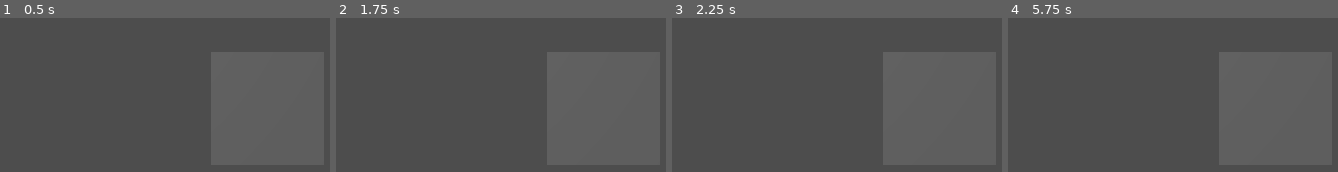
Above: before the commit, frames 1-4 (left to right).
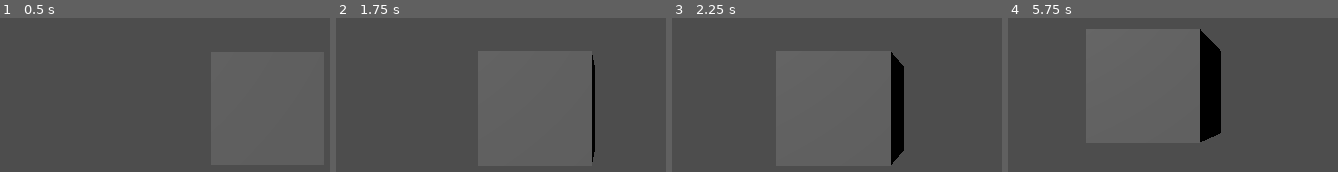
Above: after the commit, the same moments.

Repository: david-andrew/Aberration
Game: Godot game, scene res://world.tscn
The game is run twice, just before and just after one commit, with the same random seed, the same clock (stepped at 60 frames per second) and the same inputs.
Inputs:
- Up to frame 1 (0.5 s): no input
- Up to frame 2 (1.75 s): tap Enter at 0.5 s; hold A (a, bound only after the commit) 0.53-1.28 s; tap Ctrl (ctrl, bound only after the commit) at 0.8, 1.35 s; tap D (d, bound only after the commit) at 1.55 s
- Up to frame 3 (2.25 s): hold D (d, bound only after the commit) from 2.03 s (still down)
- Up to frame 4 (5.75 s): tap S (s, bound only after the commit) at 2.3, 2.85 s; release D (d, bound only after the commit) at 2.78 s; tap Shift (shift, bound only after the commit) at 3.05 s; hold Shift (shift, bound only after the commit) 3.53-4.28 s; tap W (w, bound only after the commit) at 3.8, 4.35 s; tap Space at 4.25 s; tap A (a, bound only after the commit) at 4.55 s; tap Enter at 5 s; hold A (a, bound only after the commit) from 5.03 s (still down); tap Ctrl (ctrl, bound only after the commit) at 5.3 s

Frame 1 is identical in both runs. In frame 2, 0.6% of the frame differs, in the area x 77-79%, y 24-94%; in frame 3, 2.5%; in frame 4, 4.1%, in the area x 23-65%, y 7-81%.

Commit message:
some super simple control

Diff:
--- /dev/null
+++ b/Ship.gd
@@ -0,0 +1,55 @@
+extends RigidBody3D
+
+# throttle
+var throttle = 0
+var max_throttle = 2
+var min_throttle = -0.5
+var d_throttle = 0.1
+
+
+# Called when the node enters the scene tree for the first time.
+func _ready():
+	pass # Replace with function body.
+
+
+# Called every frame. 'delta' is the elapsed time since the previous frame.
+func _process(delta):
+	# debug display throttle and x,y,z velocity (relative to self)
+	print("throttle: ", throttle, "velocity: ", linear_velocity)
+
+	pass
+
+
+func _physics_process(delta):
+	# # translate forward
+	# if Input.is_action_pressed("w"):
+	# 	apply_impulse(Vector3(0, 0, -1) * delta)
+
+	# # translate backward
+	# if Input.is_action_pressed("s"):
+	# 	apply_impulse(Vector3(0, 0, 1) * delta)
+
+	# translate left
+	if Input.is_action_pressed("a"):
+		apply_impulse(Vector3(-1, 0, 0) * delta)
+
+	# translate right
+	if Input.is_action_pressed("d"):
+		apply_impulse(Vector3(1, 0, 0) * delta)
+
+	# translate up
+	if Input.is_action_pressed("w"):
+		apply_impulse(Vector3(0, -1, 0) * delta)
+
+	# translate down
+	if Input.is_action_pressed("s"):
+		apply_impulse(Vector3(0, 1, 0) * delta)
+
+	# throttle
+	if Input.is_action_pressed("shift"):
+		throttle = min(throttle + d_throttle * delta, max_throttle)
+	if Input.is_action_pressed("ctrl"):
+		throttle = max(throttle - d_throttle * delta, min_throttle)
+
+	# apply throttle
+	apply_impulse(Vector3(0, 0, -1) * throttle * delta)
--- a/project.godot
+++ b/project.godot
@@ -15,6 +15,76 @@
 config/features=PackedStringArray("4.2", "GL Compatibility")
 config/icon="res://icon.svg"
 
+[input]
+
+ui_right={
+"deadzone": 0.5,
+"events": [Object(InputEventKey,"resource_local_to_scene":false,"resource_name":"","device":-1,"window_id":0,"alt_pressed":false,"shift_pressed":false,"ctrl_pressed":false,"meta_pressed":false,"pressed":false,"keycode":4194321,"physical_keycode":0,"key_label":0,"unicode":0,"echo":false,"script":null)
+, Object(InputEventJoypadButton,"resource_local_to_scene":false,"resource_name":"","device":0,"button_index":14,"pressure":0.0,"pressed":false,"script":null)
+, Object(InputEventJoypadMotion,"resource_local_to_scene":false,"resource_name":"","device":0,"axis":0,"axis_value":1.0,"script":null)
+]
+}
+up={
+"deadzone": 0.5,
+"events": [Object(InputEventKey,"resource_local_to_scene":false,"resource_name":"","device":-1,"window_id":0,"alt_pressed":false,"shift_pressed":false,"ctrl_pressed":false,"meta_pressed":false,"pressed":false,"keycode":0,"physical_keycode":4194320,"key_label":0,"unicode":0,"echo":false,"script":null)
+]
+}
+down={
+"deadzone": 0.5,
+"events": [Object(InputEventKey,"resource_local_to_scene":false,"resource_name":"","device":-1,"window_id":0,"alt_pressed":false,"shift_pressed":false,"ctrl_pressed":false,"meta_pressed":false,"pressed":false,"keycode":0,"physical_keycode":4194322,"key_label":0,"unicode":0,"echo":false,"script":null)
+]
+}
+left={
+"deadzone": 0.5,
+"events": [Object(InputEventKey,"resource_local_to_scene":false,"resource_name":"","device":-1,"window_id":0,"alt_pressed":false,"shift_pressed":false,"ctrl_pressed":false,"meta_pressed":false,"pressed":false,"keycode":0,"physical_keycode":4194319,"key_label":0,"unicode":0,"echo":false,"script":null)
+]
+}
+right={
+"deadzone": 0.5,
+"events": [Object(InputEventKey,"resource_local_to_scene":false,"resource_name":"","device":-1,"window_id":0,"alt_pressed":false,"shift_pressed":false,"ctrl_pressed":false,"meta_pressed":false,"pressed":false,"keycode":0,"physical_keycode":4194321,"key_label":0,"unicode":0,"echo":false,"script":null)
+]
+}
+w={
+"deadzone": 0.5,
+"events": [Object(InputEventKey,"resource_local_to_scene":false,"resource_name":"","device":-1,"window_id":0,"alt_pressed":false,"shift_pressed":false,"ctrl_pressed":false,"meta_pressed":false,"pressed":false,"keycode":0,"physical_keycode":87,"key_label":0,"unicode":119,"echo":false,"script":null)
+]
+}
+a={
+"deadzone": 0.5,
+"events": [Object(InputEventKey,"resource_local_to_scene":false,"resource_name":"","device":-1,"window_id":0,"alt_pressed":false,"shift_pressed":false,"ctrl_pressed":false,"meta_pressed":false,"pressed":false,"keycode":0,"physical_keycode":65,"key_label":0,"unicode":97,"echo":false,"script":null)
+]
+}
+s={
+"deadzone": 0.5,
+"events": [Object(InputEventKey,"resource_local_to_scene":false,"resource_name":"","device":-1,"window_id":0,"alt_pressed":false,"shift_pressed":false,"ctrl_pressed":false,"meta_pressed":false,"pressed":false,"keycode":0,"physical_keycode":83,"key_label":0,"unicode":115,"echo":false,"script":null)
+]
+}
+d={
+"deadzone": 0.5,
+"events": [Object(InputEventKey,"resource_local_to_scene":false,"resource_name":"","device":-1,"window_id":0,"alt_pressed":false,"shift_pressed":false,"ctrl_pressed":false,"meta_pressed":false,"pressed":false,"keycode":0,"physical_keycode":68,"key_label":0,"unicode":100,"echo":false,"script":null)
+]
+}
+q={
+"deadzone": 0.5,
+"events": [Object(InputEventKey,"resource_local_to_scene":false,"resource_name":"","device":-1,"window_id":0,"alt_pressed":false,"shift_pressed":false,"ctrl_pressed":false,"meta_pressed":false,"pressed":false,"keycode":0,"physical_keycode":81,"key_label":0,"unicode":113,"echo":false,"script":null)
+]
+}
+e={
+"deadzone": 0.5,
+"events": [Object(InputEventKey,"resource_local_to_scene":false,"resource_name":"","device":-1,"window_id":0,"alt_pressed":false,"shift_pressed":false,"ctrl_pressed":false,"meta_pressed":false,"pressed":false,"keycode":0,"physical_keycode":69,"key_label":0,"unicode":101,"echo":false,"script":null)
+]
+}
+shift={
+"deadzone": 0.5,
+"events": [Object(InputEventKey,"resource_local_to_scene":false,"resource_name":"","device":-1,"window_id":0,"alt_pressed":false,"shift_pressed":false,"ctrl_pressed":false,"meta_pressed":false,"pressed":false,"keycode":0,"physical_keycode":4194325,"key_label":0,"unicode":0,"echo":false,"script":null)
+]
+}
+ctrl={
+"deadzone": 0.5,
+"events": [Object(InputEventKey,"resource_local_to_scene":false,"resource_name":"","device":-1,"window_id":0,"alt_pressed":false,"shift_pressed":false,"ctrl_pressed":false,"meta_pressed":false,"pressed":false,"keycode":0,"physical_keycode":4194326,"key_label":0,"unicode":0,"echo":false,"script":null)
+]
+}
+
 [physics]
 
 3d/default_gravity=0.0
--- a/world.tscn
+++ b/world.tscn
@@ -1,4 +1,6 @@
-[gd_scene load_steps=3 format=3 uid="uid://dwyh17swso2yf"]
+[gd_scene load_steps=4 format=3 uid="uid://dwyh17swso2yf"]
+
+[ext_resource type="Script" path="res://Ship.gd" id="1_dojcp"]
 
 [sub_resource type="BoxShape3D" id="BoxShape3D_278ud"]
 
@@ -6,12 +8,13 @@
 
 [node name="World" type="Node3D"]
 
-[node name="RigidBody3D" type="RigidBody3D" parent="."]
+[node name="Ship" type="RigidBody3D" parent="."]
+script = ExtResource("1_dojcp")
 
-[node name="CollisionShape3D" type="CollisionShape3D" parent="RigidBody3D"]
+[node name="CollisionShape3D" type="CollisionShape3D" parent="Ship"]
 shape = SubResource("BoxShape3D_278ud")
 
-[node name="MeshInstance3D" type="MeshInstance3D" parent="RigidBody3D"]
+[node name="MeshInstance3D" type="MeshInstance3D" parent="Ship"]
 mesh = SubResource("BoxMesh_l6wpm")
 
 [node name="Camera3D" type="Camera3D" parent="."]
